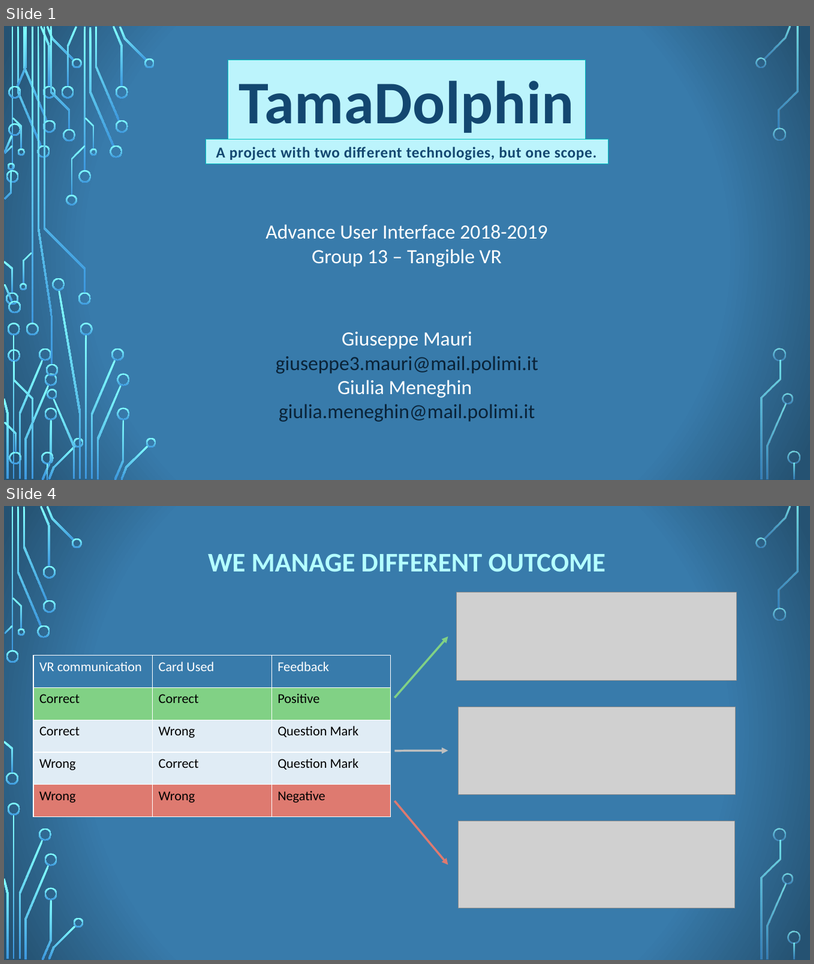
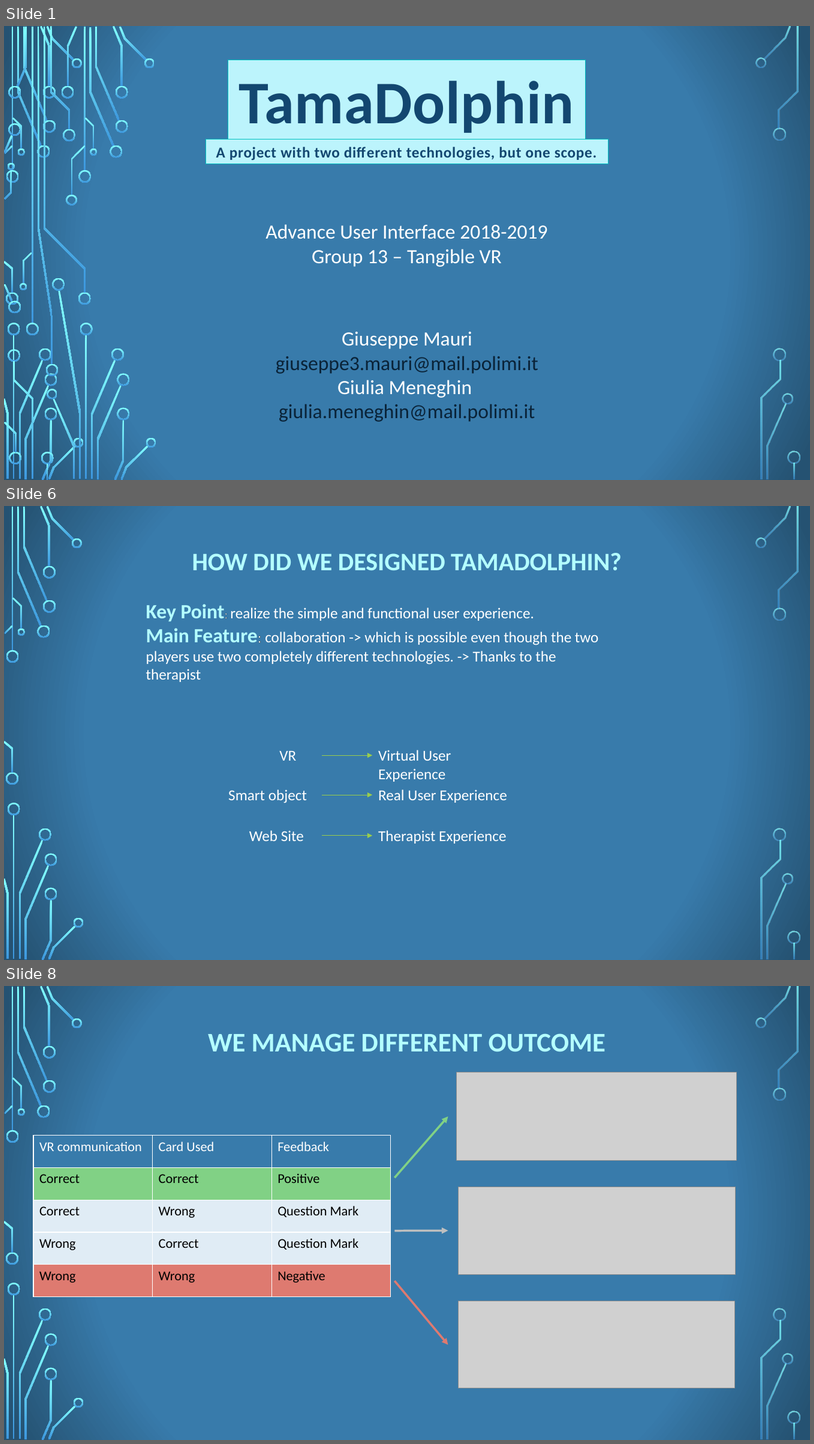
Before and after one commit to Ciuse/TamaDolphin, a slide deck: 13_TANGIBLEVR_2018_19_PITCH.pptx. Shown one above the other, each under a label of ours: slides 1 and 4 before the commit, slides 1, 6 and 8 after it; the slides between them are not shown. The pictures are 814x964 and 814x1444 pixels, drawn with LibreOffice and Linux fonts; fonts in the diff are those of the drawing; grey boxes stand for pictures; background and template pictures are left out. Boxes give left, top, right and bottom in pixels: in the first picture for what was removed or moved away, otherwise in the second. Text is boxed around its words. In the diff, an @@ line names an element or a change of style, - is before the commit and + after.

```diff
--- a/13_TANGIBLEVR_2018_19_PITCH.pptx
+++ b/13_TANGIBLEVR_2018_19_PITCH.pptx
@@ slide 6 added at bbox=[4, 506, 810, 960], background picture (left out); not listed: 36 template elements that a slide beside it also shows @@
@@ text added at bbox=[192, 553, 622, 570], 30 pt, text #B4FFFF, bold @@
+HOW DID WE DESIGNED TAMADOLPHIN?
@@ text added at bbox=[146, 604, 599, 664], 18 pt, text #FFFFFF @@
+Key Point: realize the simple and functional user experience.
+Main Feature: collaboration -> which is possible even though the two players use two completely different technologies. -> Thanks to the therapist
@@ text added at bbox=[279, 751, 296, 760], 18 pt, text #FFFFFF @@
+VR
@@ arrow added from (322, 755) to (372, 755), #9ACD4C 0.75 pt @@
@@ text added at bbox=[378, 750, 451, 781], 18 pt, text #FFFFFF @@
+Virtual User Experience
@@ text added at bbox=[228, 789, 307, 803], 18 pt, text #FFFFFF @@
+Smart object
@@ text added at bbox=[378, 789, 507, 802], 18 pt, text #FFFFFF @@
+Real User Experience
@@ arrow added from (322, 795) to (372, 795), #9ACD4C 0.75 pt @@
@@ text added at bbox=[249, 830, 304, 841], 18 pt, text #FFFFFF @@
+Web Site
@@ arrow added from (322, 835) to (372, 835), #9ACD4C 0.75 pt @@
@@ text added at bbox=[378, 830, 506, 843], 18 pt, text #FFFFFF @@
+Therapist Experience
@@ what was slide 4 is now slide 8 @@
```
Also in this commit, not shown: 2 slides changed, 6 other slides added, 13 other files.
